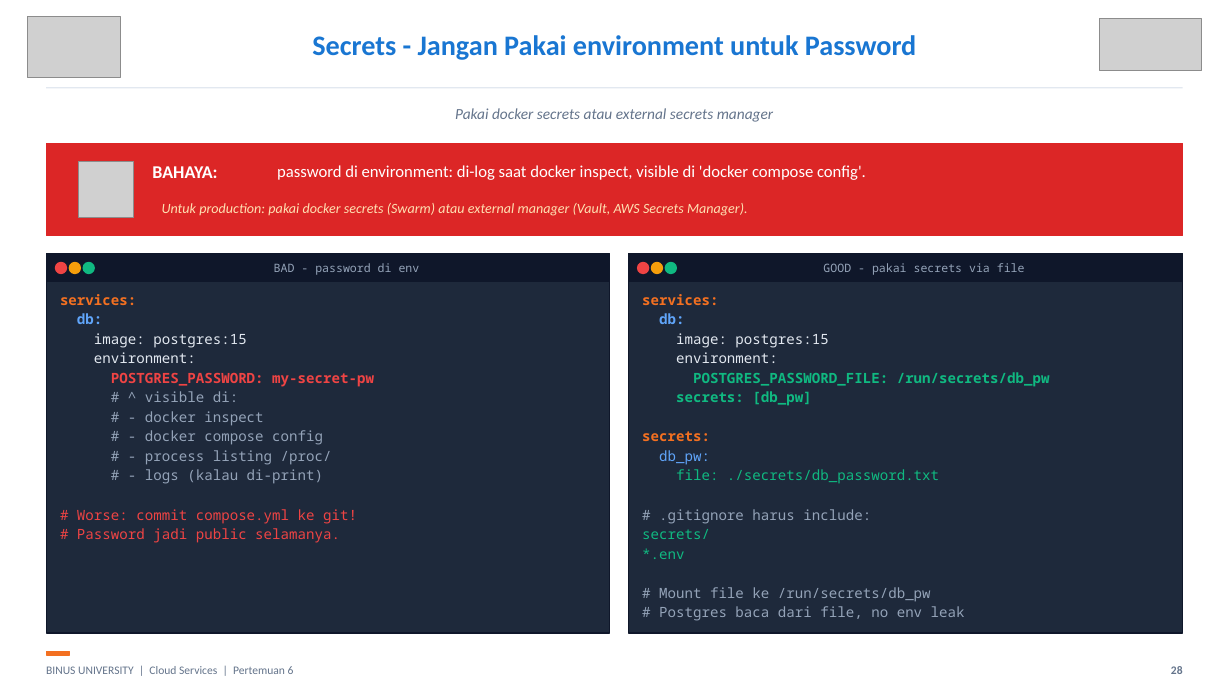
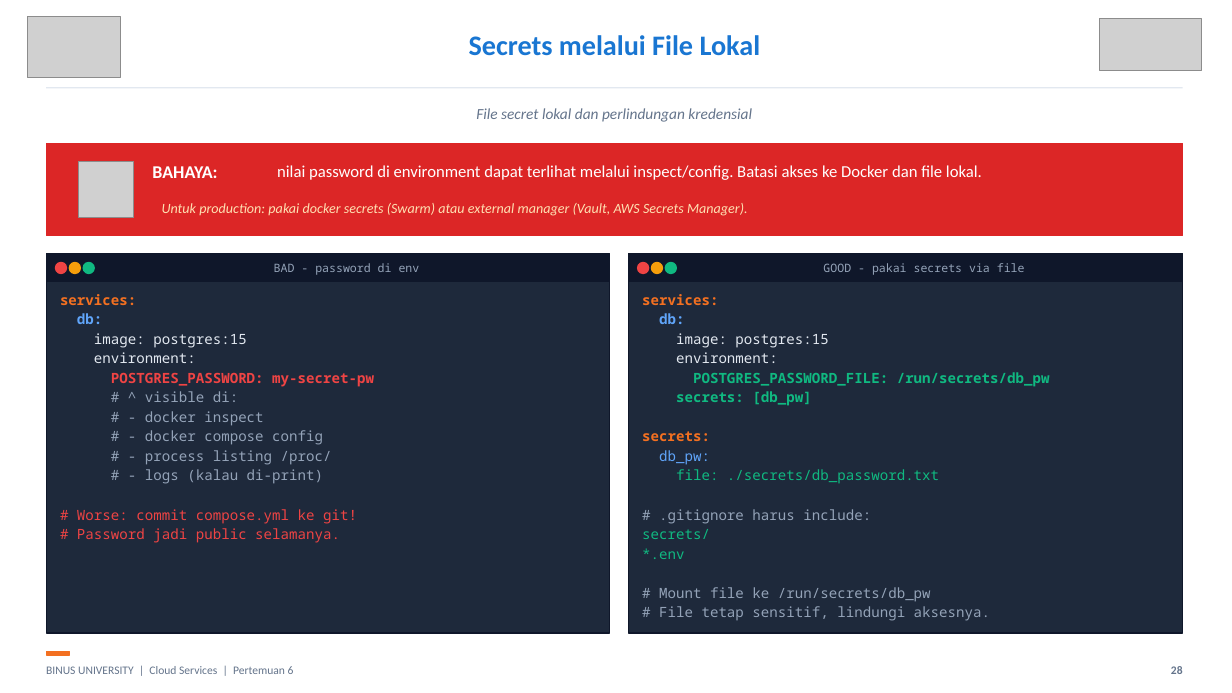
Before and after one commit to SeedFlora/meet6CloudService, a slide deck: slide 28 of slides/Teori_Pertemuan_06.pptx. Drawn at 1232x693 pixels with LibreOffice and Linux fonts; fonts in the diff are those of the drawing; grey boxes stand for pictures. Boxes give left, top, right and bottom in pixels: in the first picture for what was removed or moved away, otherwise in the second. Text is boxed around its words. In the diff, an @@ line names an element or a change of style, - is before the commit and + after.

Commit message:
Complete Docker Compose theory walkthrough and repair slide readability

```diff
--- a/slides/Teori_Pertemuan_06.pptx
+++ b/slides/Teori_Pertemuan_06.pptx
@@ text at [469,35,761,56]: text changed @@
-Secrets - Jangan Pakai environment untuk Password
+Secrets melalui File Lokal
@@ text at [476,108,752,122]: text changed @@
-Pakai docker secrets atau external secrets manager
+File secret lokal dan perlindungan kredensial
@@ text at [277,165,982,180]: text changed @@
-password di environment: di-log saat docker inspect, visible di 'docker compose config'.
+nilai password di environment dapat terlihat melalui inspect/config. Batasi akses ke Docker dan file lokal.
@@ text at [659,606,990,621]: text changed @@
-# Postgres baca dari file, no env leak
+# File tetap sensitif, lindungi aksesnya.
```
Also in this commit, not shown: 17 other slides changed, 4 other files.
